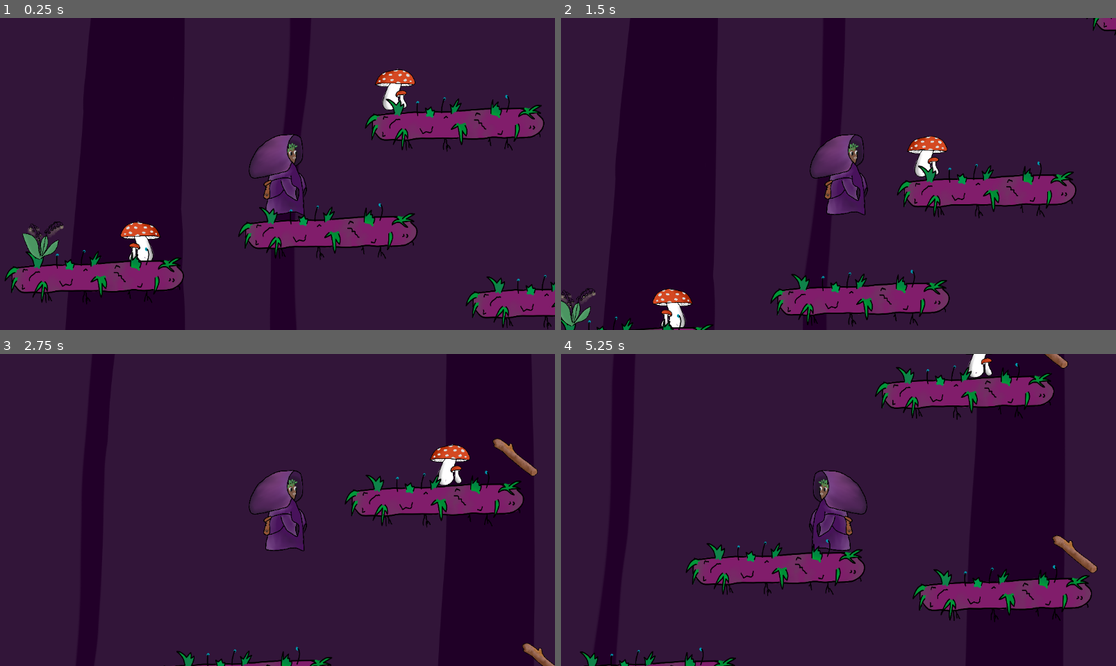
Above: before the commit, frames 1-4 (two rows, left to right).
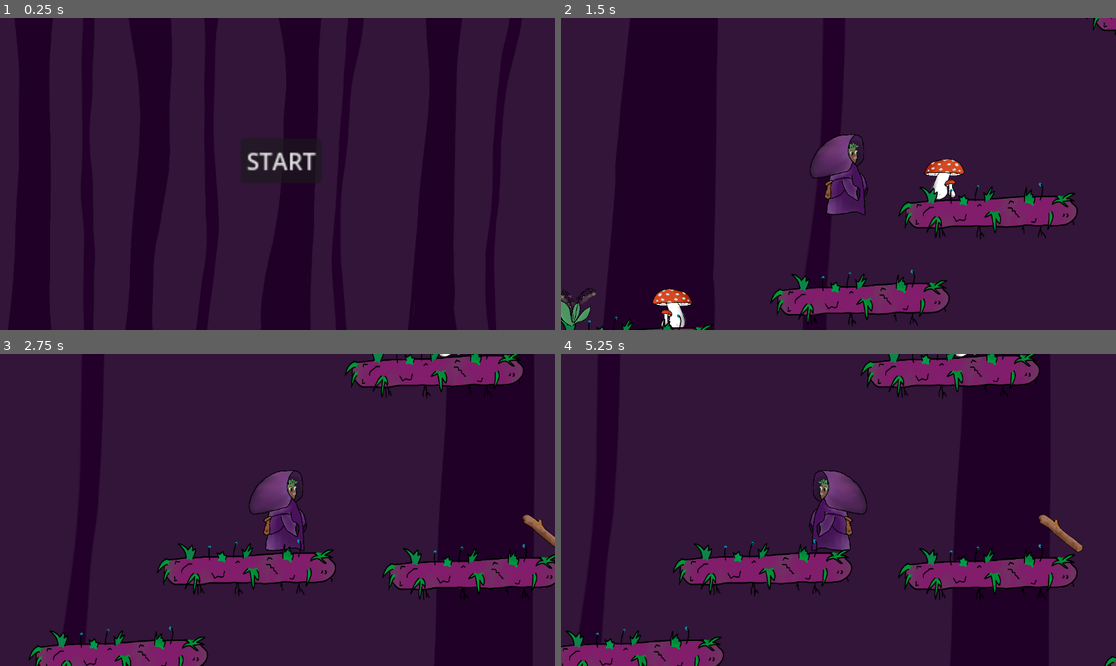
Above: after the commit, the same moments.

Repository: one-mink/into_the_woods
Game: Godot game, scene res://scenes/start_srceen.tscn
Same seed, same stepped clock (60 frames per second), same inputs: the game is played once before the commit and once after it. Before the commit the project starts from res://scenes/world.tscn.
Inputs (mouse positions are in pixels of both pictures, inside the frame that each line leads up to):
- Up to frame 1 (0.25 s): no input
- Up to frame 2 (1.5 s): click (844, 161) at 0.5 s, where only the run after the commit has a clickable "START"; tap Enter (ui_accept) at 1.25 s; hold Right (ui_right) from 1.28 s (still down); tap S (throw) at 1.35 s
- Up to frame 3 (2.75 s): keep holding Right (ui_right); tap Enter (ui_accept) at 1.52, 2.27 s; tap Alt at 2.1 s
- Up to frame 4 (5.25 s): release Right (ui_right) at 2.78 s; hold Left (ui_left) 2.78-3.53 s; tap Shift at 2.85, 5.1 s; hold Right (ui_right) 3.53-5.03 s; tap S (throw) at 3.6 s; tap Enter (ui_accept) at 3.77, 4.52 s; tap Alt at 4.35 s; hold Left (ui_left) from 5.03 s (still down)

The runs differ from the first frame. In frame 1, 14% of the frame differs, in the area x 0-100%, y 16-100%; in frame 2, 5.7%; in frame 3, 16%, in the area x 5-100%, y 0-100%; in frame 4, 15%.

Commit message:
adjusted plattforms, added start and end screen

Diff:
--- a/project.godot
+++ b/project.godot
@@ -14,10 +14,10 @@
 
 [application]
 
-config/name="into_the_woods"
-run/main_scene="uid://dt37ami4xr4bs"
+config/name="into-the-woods"
+run/main_scene="uid://p1f1311eu6p1"
 config/features=PackedStringArray("4.6", "GL Compatibility")
-config/icon="res://icon.svg"
+config/icon="uid://b78tbrn3k0b1o"
 
 [editor_plugins]
 
--- /dev/null
+++ b/scenes/gameover.gd
@@ -0,0 +1,5 @@
+extends Node2D
+
+
+func _on_button_pressed() -> void:
+	get_tree().change_scene_to_file("res://scenes/world.tscn")
--- a/scenes/gameover.tscn
+++ b/scenes/gameover.tscn
@@ -1,10 +1,30 @@
 [gd_scene format=3 uid="uid://bibpowkeib56j"]
 
+[ext_resource type="Script" uid="uid://blbsbpja0t0tg" path="res://scenes/gameover.gd" id="1_dy3ie"]
 [ext_resource type="Texture2D" uid="uid://bcs56pn8h01xm" path="res://images/background.png" id="1_ncp31"]
 
 [node name="Node2D" type="Node2D" unique_id=518568778]
+script = ExtResource("1_dy3ie")
 
 [node name="Background" type="Sprite2D" parent="." unique_id=692197505]
 position = Vector2(565.99994, 342.99994)
 scale = Vector2(0.36, 0.36)
 texture = ExtResource("1_ncp31")
+
+[node name="Label" type="Label" parent="Background" unique_id=674933719]
+offset_left = -500.0
+offset_top = -250.0
+offset_right = -408.0
+offset_bottom = -227.0
+scale = Vector2(10, 10)
+text = "GAME OVER"
+
+[node name="Button" type="Button" parent="." unique_id=1859603308]
+offset_left = 486.0
+offset_top = 394.0
+offset_right = 562.0
+offset_bottom = 430.5
+scale = Vector2(2, 2)
+text = "restart"
+
+[connection signal="pressed" from="Button" to="." method="_on_button_pressed"]
--- a/scenes/plattform.tscn
+++ b/scenes/plattform.tscn
@@ -113,7 +113,7 @@
 [node name="deco" type="Node" parent="." unique_id=1091576209]
 
 [node name="Flower" type="Sprite2D" parent="deco" unique_id=980869419]
-position = Vector2(1418.0001, -213.00002)
+position = Vector2(1428, -159.00002)
 scale = Vector2(0.171875, 0.178125)
 texture = ExtResource("1_5sh58")
 
@@ -138,7 +138,7 @@
 texture = ExtResource("1_5sh58")
 
 [node name="Flower6" type="Sprite2D" parent="deco" unique_id=1503155858]
-position = Vector2(3304, -403)
+position = Vector2(3377, -323)
 scale = Vector2(0.171875, 0.178125)
 texture = ExtResource("1_5sh58")
 
@@ -155,19 +155,19 @@
 [node name="Mushrooms" type="Node2D" parent="." unique_id=911248575]
 
 [node name="mushroom" parent="Mushrooms" unique_id=1966157939 instance=ExtResource("2_t63f6")]
-position = Vector2(1323, -594)
+position = Vector2(1486, -512)
 
 [node name="mushroom6" parent="Mushrooms" unique_id=1800596904 instance=ExtResource("2_t63f6")]
-position = Vector2(3415, -402)
+position = Vector2(3554, -327)
 
 [node name="mushroom8" parent="Mushrooms" unique_id=390756248 instance=ExtResource("2_t63f6")]
-position = Vector2(5368, -171)
+position = Vector2(5403, -124)
 
 [node name="mushroom9" parent="Mushrooms" unique_id=632067026 instance=ExtResource("2_t63f6")]
 position = Vector2(5917, -538)
 
 [node name="mushroom2" parent="Mushrooms" unique_id=943096363 instance=ExtResource("2_t63f6")]
-position = Vector2(2022, -414)
+position = Vector2(1040, -272)
 scale = Vector2(-1, 1)
 
 [node name="mushroom4" parent="Mushrooms" unique_id=1839861853 instance=ExtResource("2_t63f6")]
@@ -253,11 +253,11 @@
 position = Vector2(1207, -262)
 
 [node name="CollisionShape2D" type="CollisionShape2D" parent="StaticBody2D4" unique_id=1110549903]
-position = Vector2(709.99994, 254.5)
+position = Vector2(817.99994, 306)
 shape = SubResource("RectangleShape2D_twxn0")
 
 [node name="Platform1" type="Sprite2D" parent="StaticBody2D4" unique_id=477358664]
-position = Vector2(704, 260)
+position = Vector2(812, 312)
 scale = Vector2(0.30468756, 0.38007814)
 texture = ExtResource("1_t2tlx")
 
@@ -265,11 +265,11 @@
 position = Vector2(671, -402)
 
 [node name="CollisionShape2D" type="CollisionShape2D" parent="StaticBody2D5" unique_id=1746189295]
-position = Vector2(709.99994, 254.5)
+position = Vector2(759.99994, 304)
 shape = SubResource("RectangleShape2D_twxn0")
 
 [node name="Platform1" type="Sprite2D" parent="StaticBody2D5" unique_id=1185976479]
-position = Vector2(704, 260)
+position = Vector2(756, 317)
 scale = Vector2(0.30468756, 0.38007814)
 texture = ExtResource("1_t2tlx")
 
@@ -277,11 +277,11 @@
 position = Vector2(1201, -589)
 
 [node name="CollisionShape2D" type="CollisionShape2D" parent="StaticBody2D6" unique_id=308675116]
-position = Vector2(709.99994, 254.5)
+position = Vector2(-300.00006, 375)
 shape = SubResource("RectangleShape2D_twxn0")
 
 [node name="Platform1" type="Sprite2D" parent="StaticBody2D6" unique_id=1338644259]
-position = Vector2(704, 260)
+position = Vector2(-301, 385)
 scale = Vector2(0.30468756, 0.38007814)
 texture = ExtResource("1_t2tlx")
 
@@ -289,11 +289,11 @@
 position = Vector2(707, -775)
 
 [node name="CollisionShape2D" type="CollisionShape2D" parent="StaticBody2D7" unique_id=2110632888]
-position = Vector2(709.99994, 254.5)
+position = Vector2(718.99994, 324)
 shape = SubResource("RectangleShape2D_twxn0")
 
 [node name="Platform1" type="Sprite2D" parent="StaticBody2D7" unique_id=214410752]
-position = Vector2(704, 260)
+position = Vector2(719, 329)
 scale = Vector2(0.30468756, 0.38007814)
 texture = ExtResource("1_t2tlx")
 
@@ -301,11 +301,11 @@
 position = Vector2(1667, -730)
 
 [node name="CollisionShape2D" type="CollisionShape2D" parent="StaticBody2D8" unique_id=698433770]
-position = Vector2(709.99994, 254.5)
+position = Vector2(464.99994, 320)
 shape = SubResource("RectangleShape2D_twxn0")
 
 [node name="Platform1" type="Sprite2D" parent="StaticBody2D8" unique_id=2136884428]
-position = Vector2(704, 260)
+position = Vector2(459, 320)
 scale = Vector2(0.30468756, 0.38007814)
 texture = ExtResource("1_t2tlx")
 
@@ -325,11 +325,11 @@
 position = Vector2(2385, -346)
 
 [node name="CollisionShape2D" type="CollisionShape2D" parent="StaticBody2D10" unique_id=449015937]
-position = Vector2(709.99994, 254.5)
+position = Vector2(622.99994, 476)
 shape = SubResource("RectangleShape2D_twxn0")
 
 [node name="Platform1" type="Sprite2D" parent="StaticBody2D10" unique_id=998674321]
-position = Vector2(704, 260)
+position = Vector2(624, 486)
 scale = Vector2(0.30468756, 0.38007814)
 texture = ExtResource("1_t2tlx")
 
@@ -337,11 +337,11 @@
 position = Vector2(2663, -579)
 
 [node name="CollisionShape2D" type="CollisionShape2D" parent="StaticBody2D11" unique_id=74968463]
-position = Vector2(709.99994, 254.5)
+position = Vector2(809.99994, 327)
 shape = SubResource("RectangleShape2D_twxn0")
 
 [node name="Platform1" type="Sprite2D" parent="StaticBody2D11" unique_id=2102451533]
-position = Vector2(704, 260)
+position = Vector2(806, 332)
 scale = Vector2(0.30468756, 0.38007814)
 texture = ExtResource("1_t2tlx")
 
@@ -385,11 +385,11 @@
 position = Vector2(3244, -393)
 
 [node name="CollisionShape2D" type="CollisionShape2D" parent="StaticBody2D15" unique_id=1075825908]
-position = Vector2(709.99994, 254.5)
+position = Vector2(713, 286)
 shape = SubResource("RectangleShape2D_twxn0")
 
 [node name="Platform1" type="Sprite2D" parent="StaticBody2D15" unique_id=1088350177]
-position = Vector2(704, 260)
+position = Vector2(710, 295)
 scale = Vector2(0.30468756, 0.38007814)
 texture = ExtResource("1_t2tlx")
 
@@ -505,11 +505,11 @@
 position = Vector2(4792, -352)
 
 [node name="CollisionShape2D" type="CollisionShape2D" parent="StaticBody2D24" unique_id=97618647]
-position = Vector2(709.99994, 254.5)
+position = Vector2(715.99994, 298)
 shape = SubResource("RectangleShape2D_twxn0")
 
 [node name="Platform1" type="Sprite2D" parent="StaticBody2D24" unique_id=1717338843]
-position = Vector2(704, 260)
+position = Vector2(707, 304)
 scale = Vector2(0.30468756, 0.38007814)
 texture = ExtResource("1_t2tlx")
 
--- /dev/null
+++ b/scenes/start_srceen.gd
@@ -0,0 +1,5 @@
+extends Node2D
+
+
+func _on_button_pressed() -> void:
+	get_tree().change_scene_to_file("res://scenes/world.tscn")
--- a/scenes/start_srceen.tscn
+++ b/scenes/start_srceen.tscn
@@ -1,10 +1,22 @@
 [gd_scene format=3 uid="uid://p1f1311eu6p1"]
 
+[ext_resource type="Script" uid="uid://bglyf7tt1hutk" path="res://scenes/start_srceen.gd" id="1_2na0q"]
+[ext_resource type="Texture2D" uid="uid://bcs56pn8h01xm" path="res://images/background.png" id="2_f34nf"]
+
 [node name="StartSrceen" type="Node2D" unique_id=1516013644]
+script = ExtResource("1_2na0q")
+
+[node name="Background" type="Sprite2D" parent="." unique_id=2064800712]
+position = Vector2(523, 354)
+scale = Vector2(0.36, 0.36)
+texture = ExtResource("2_f34nf")
 
 [node name="Button" type="Button" parent="." unique_id=681135619]
-offset_left = 4.0
-offset_top = -2.0
-offset_right = 296.0
-offset_bottom = 145.0
+offset_left = 500.0
+offset_top = 250.0
+offset_right = 556.0
+offset_bottom = 281.0
+scale = Vector2(3, 3)
 text = "START"
+
+[connection signal="pressed" from="Button" to="." method="_on_button_pressed"]
--- a/scripts/rocket_load.gd
+++ b/scripts/rocket_load.gd
@@ -22,6 +22,6 @@
 	Fuel.fuel = 0
 	print(fuel_tank)
 
-	if fuel_tank == 70:
+	if fuel_tank == 50:
 		$RocketCam.make_current()
 		started = true
Not shown, added: export/index.apple-touch-icon.png.import
Not shown, added: export/index.icon.png.import
Not shown, added: export/index.png.import
Not shown, changed: export_presets.cfg
Not shown, added: scenes/gameover.gd.uid
Not shown, added: scenes/start_srceen.gd.uid
